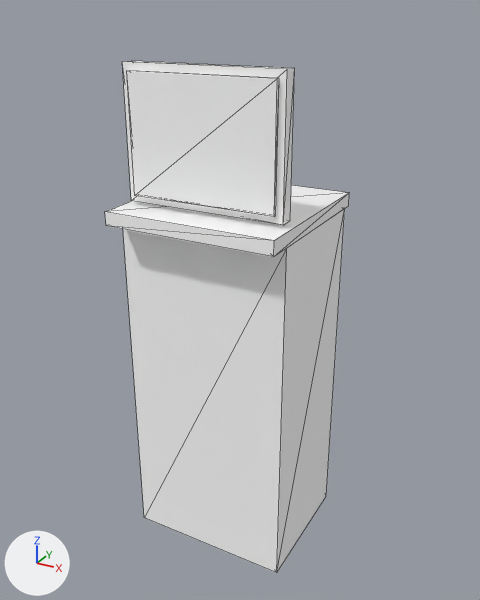
An edit to the glTF model support-level-3/assets/models/terminal.gltf, drawn before and after from the same camera.
Before and after are seen from a 50 mm camera at (0.891, -1.6, 1.585) aimed at (0.006, 0.009, 0.781). Every picture has the same lights, and +X, +Y and +Z are marked at lower left. The older version comes first. Mesh edges are drawn as thin lines. Vertices at exactly the same position are counted once.

Before the edit, the objects in view are built like this:
```python
me_terminal = bpy.data.meshes.new('terminal')
me_terminal.from_pydata(...)  # a box spanning x -0.25..0.25, y -0.2..0.2, z 0.0..1.05, material slot 0; a box spanning x -0.25..0.25, y -0.27..0.23, z 1.05..1.09, material slot 1; a box spanning x -0.23..0.23, y -0.18..-0.14, z 1.1..1.46, material slot 1; a box spanning x -0.21..0.21, y -0.19..-0.18, z 1.12..1.44, material slot 2
me_terminal.materials.append(mat_terminal_body)  # white #ffffff
me_terminal.materials.append(mat_metal_dark)  # white #ffffff
me_terminal.materials.append(mat_terminal_screen)  # white #ffffff
ob_terminal = bpy.data.objects.new('terminal', me_terminal)
ob_terminal.location = (0.0, 0.0, 0.0)
```
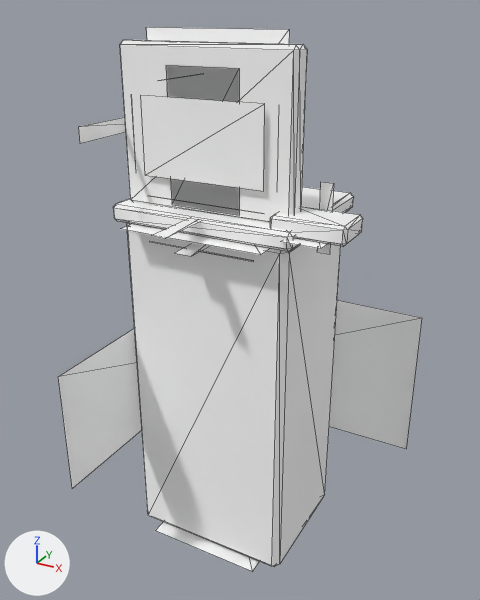
Diff of the bpy script that builds the scene:
```diff
--- a/support-level-3/assets/models/terminal.gltf.py
+++ b/support-level-3/assets/models/terminal.gltf.py
@@ me_terminal @@
 # used by ob_terminal; location = (0.0, 0.0, 0.0)
-me_terminal.from_pydata(...)  # 32 vertices, 48 faces; spans x -0.25..0.25, y -0.27..0.23, z 0.0..1.46
+me_terminal.from_pydata(...)  # 192 vertices, 200 faces; spans x -0.507..0.507, y -0.507..0.507, z 0.0..1.54
+# me_terminal part 1: the loose piece of 8 vertices spanning x -0.25..0.25, y -0.2..0.2, z 0.0..1.05 is rebuilt with 24 vertices and now spans x -0.25..0.25, y -0.2..0.2, z 0.0..1.05
+# me_terminal part 2: the loose piece of 8 vertices spanning x -0.25..0.25, y -0.27..0.23, z 1.05..1.09 is rebuilt with 24 vertices and now spans x -0.27..0.27, y -0.22..0.22, z 1.045..1.095
+# me_terminal part 3: the loose piece of 8 vertices spanning x -0.23..0.23, y -0.18..-0.14, z 1.1..1.46 is rebuilt with 24 vertices and now spans x -0.25..0.25, y -0.17..-0.11, z 1.09..1.51
+# me_terminal part 4: the loose piece of 8 vertices spanning x -0.21..0.21, y -0.19..-0.18, z 1.12..1.44 is rebuilt with 4 vertices and now spans x -0.176..0.176, y -0.182, z 1.178..1.382
+# me_terminal part 5
+# 108 vertices are added at x -0.507..0.507, y -0.507..0.507, z 0.0..1.54
+# 8 new vertices lie (0.184, 0.0, 0.0) away from vertices in x 0.208, y -0.2..-0.08, z 1.075..1.125
+# 50 new faces join them, mat_terminal_body (white #ffffff)
+# 24 new faces join them, mat_metal_dark (white #ffffff)
+# 10 new faces join them, mat_terminal_screen (white #ffffff)
 me_terminal.materials.append(mat_terminal_body)
```

Pixel boxes [x1, y1, x2, y2] of what changed, in the pictures (480 x 600 px):
'terminal', reshaped (49% wider, 6% taller)
    before: [105, 61, 349, 573]
    after: [58, 27, 422, 571]
part 1 of me_terminal, rebuilt
    before: [123, 209, 345, 573]
    after: [127, 223, 340, 566]
part 2 of me_terminal, rebuilt (10% shorter)
    before: [105, 185, 349, 257]
    after: [113, 187, 353, 252]
part 3 of me_terminal, rebuilt (8% wider, 12% taller)
    before: [122, 61, 295, 225]
    after: [120, 40, 307, 223]
part 4 of me_terminal, rebuilt (18% narrower, 34% shorter)
    before: [127, 71, 279, 217]
    after: [141, 95, 265, 191]
part 5 of me_terminal, added
    after: [58, 27, 422, 571]
